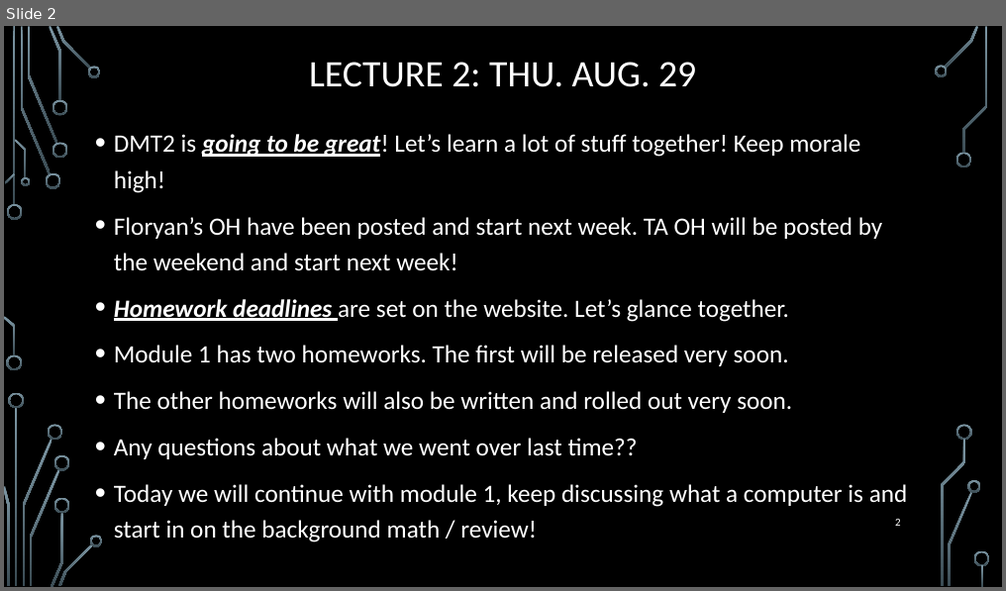
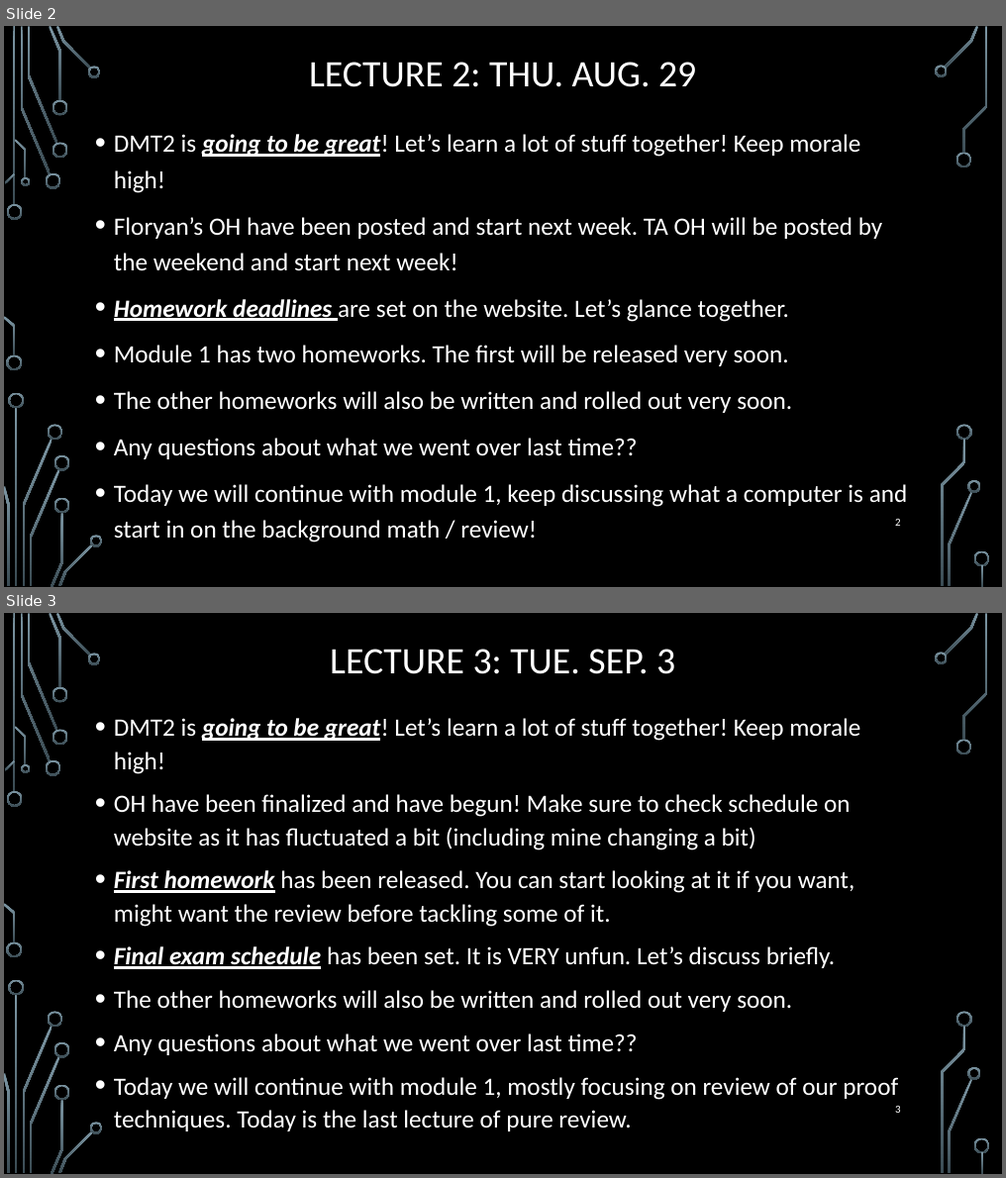
Before and after one commit to markfloryan/dmt2, a slide deck: slides/00-DailyAnnouncements.pptx. Shown one above the other, each under a label of ours: slide 2 before the commit, slides 2 and 3 after it. The pictures are 1006x591 and 1006x1178 pixels, drawn with LibreOffice and Linux fonts; fonts in the diff are those of the drawing; background and template pictures are left out. Boxes give left, top, right and bottom in pixels: in the first picture for what was removed or moved away, otherwise in the second. Text is boxed around its words. In the diff, an @@ line names an element or a change of style, - is before the commit and + after.

```diff
--- a/slides/00-DailyAnnouncements.pptx
+++ b/slides/00-DailyAnnouncements.pptx
@@ slide 3 added at box(4, 613, 1002, 1174), background picture (left out); not listed: 36 template elements that a slide beside it also shows @@
@@ title added at box(330, 649, 675, 674), 36 pt, text #FFFFFF @@
+LECTURE 3: TUE. SEP. 3
@@ text added at box(114, 718, 898, 1132), 24 pt, text #FFFFFF @@
+• DMT2 is going to be great! Let’s learn a lot of stuff together! Keep morale high!
+• OH have been finalized and have begun! Make sure to check schedule on website as it has fluctuated a bit (including mine changing a bit)
+• First homework has been released. You can start looking at it if you want, might want the review before tackling some of it.
+• Final exam schedule has been set. It is VERY unfun. Let’s discuss briefly.
+• The other homeworks will also be written and rolled out very soon.
+• Any questions about what we went over last time??
+• Today we will continue with module 1, mostly focusing on review of our proof techniques. Today is the last lecture of pure review.
@@ page number added at box(895, 1106, 901, 1113), 10.5 pt, text #FFFFFF @@
+3
```
Also in this commit, not shown: 3 other files.
